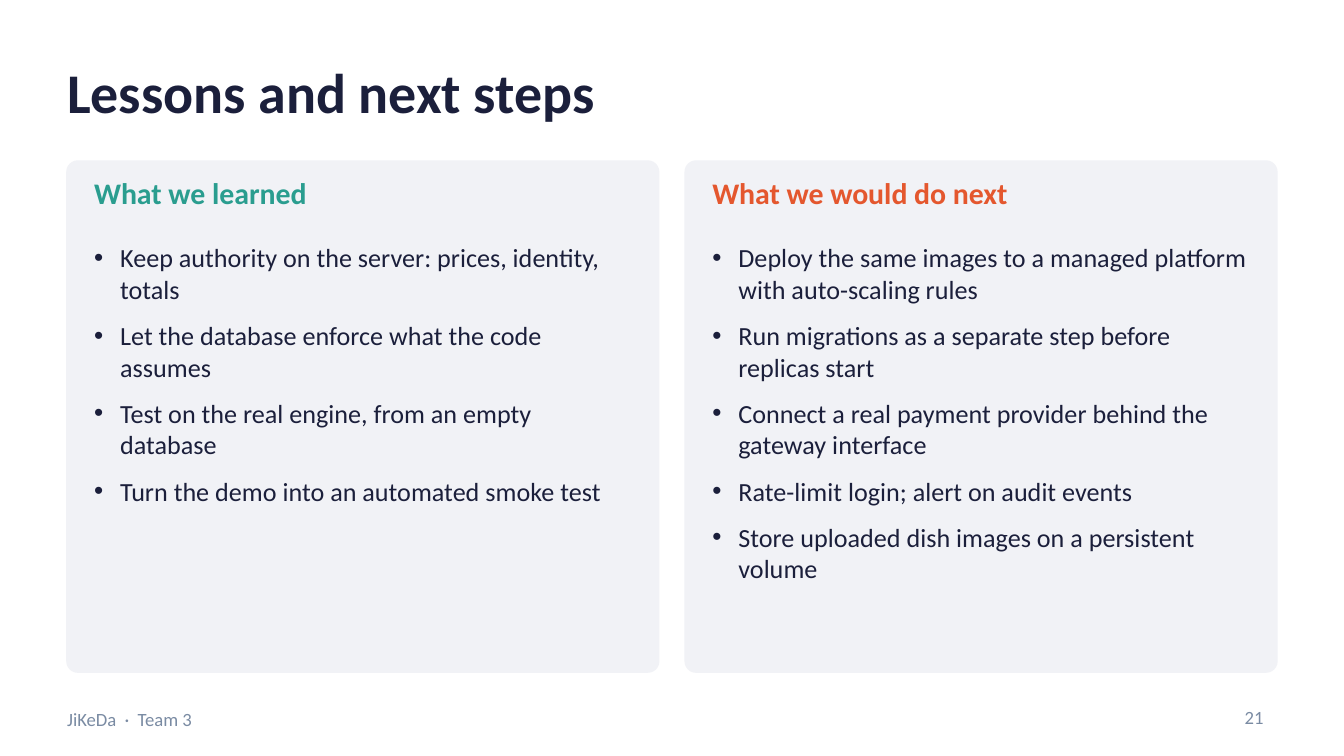
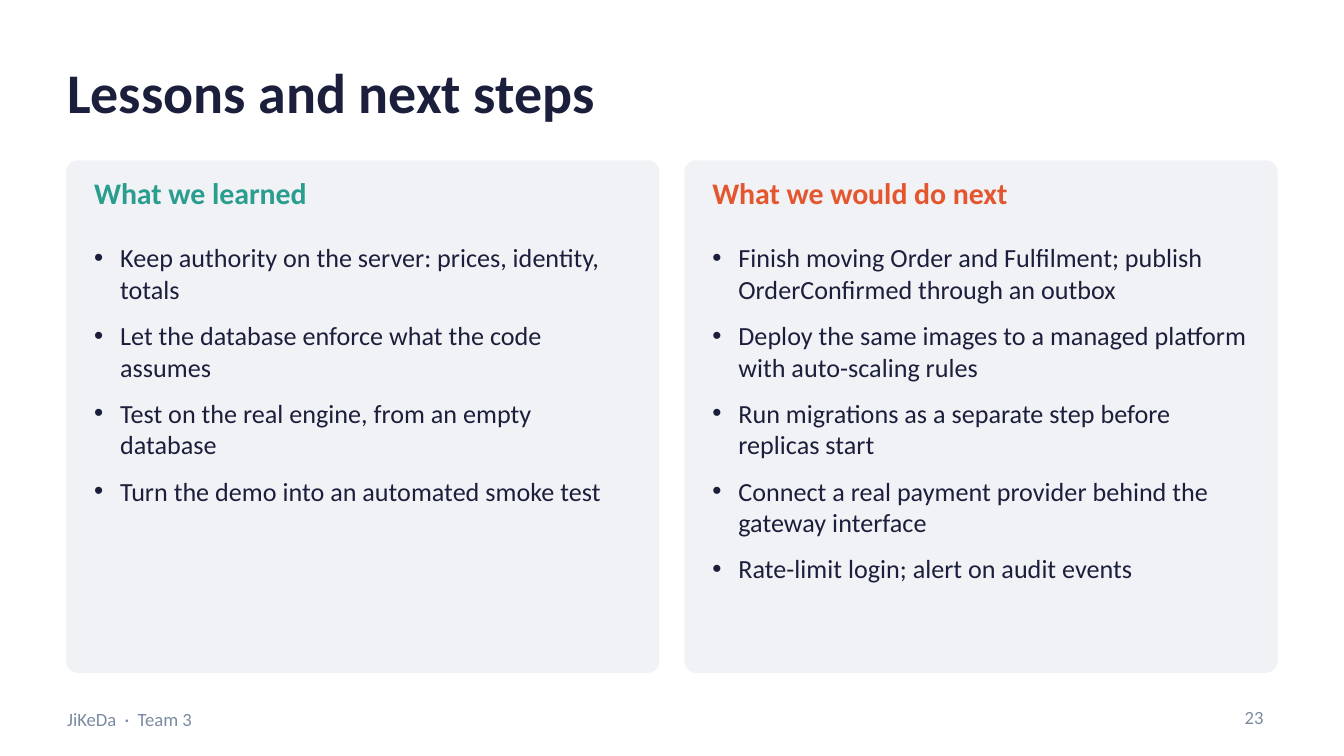
Before and after one commit to Friedriceee/5001, a slide deck: slide 23 of docs/presentation/JiKeDa_Team3_Presentation.pptx (slide 21 before the commit). Drawn at 1344x756 pixels with LibreOffice and Linux fonts; fonts in the diff are those of the drawing. Boxes give left, top, right and bottom in pixels: in the first picture for what was removed or moved away, otherwise in the second. Text is boxed around its words. In the diff, an @@ line names an element or a change of style, - is before the commit and + after.

```diff
--- a/docs/presentation/JiKeDa_Team3_Presentation.pptx
+++ b/docs/presentation/JiKeDa_Team3_Presentation.pptx
@@ text at bbox=[738, 249, 1202, 304]: paragraph added @@
+• Finish moving Order and Fulfilment; publish OrderConfirmed through an outbox
@@ text at bbox=[738, 529, 1194, 578]: paragraph removed @@
-• Store uploaded dish images on a persistent volume
@@ page number at bbox=[1245, 712, 1264, 724]: text changed @@
-21
+23
```
Also in this commit, not shown: 8 other slides changed, 2 slides added.
